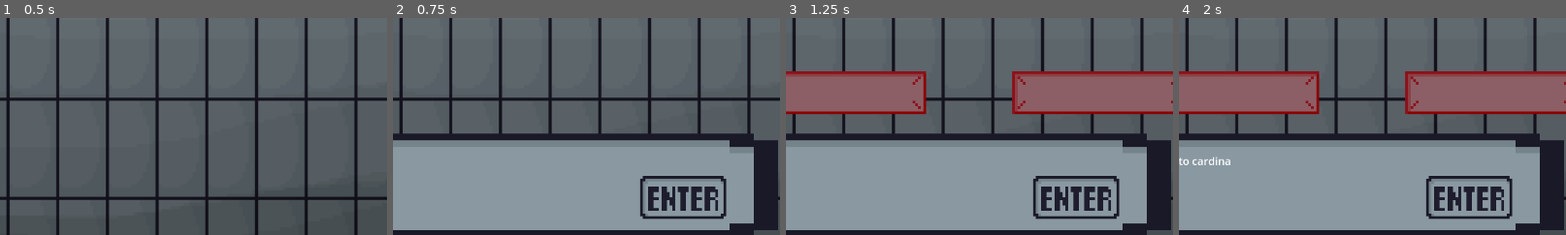
Above: before the commit, frames 1-4 (left to right).
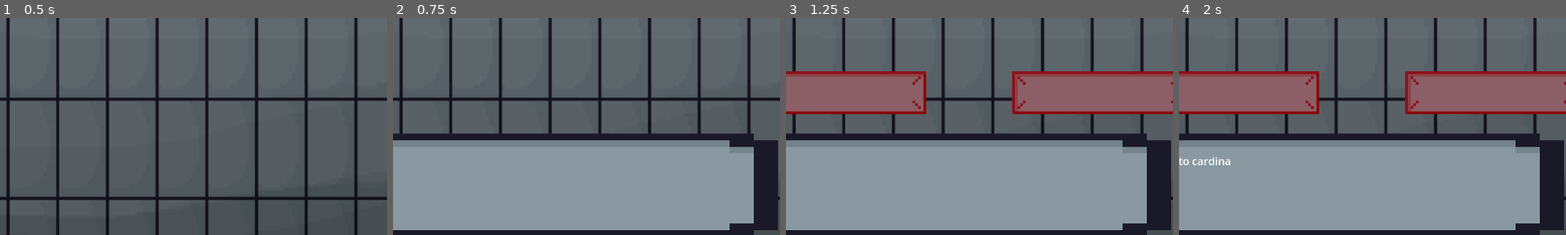
Above: after the commit, the same moments.

Repository: Gamnraa/gmtk2025
Game: Godot game, scene res://MainScene.tscn
Same seed, same stepped clock (60 frames per second), same inputs: the game is played once before the commit and once after it.
Inputs:
- Up to frame 1 (0.5 s): no input
- Up to frame 2 (0.75 s): tap Enter (enter) at 0.5, 0.6 s; hold D (right) from 0.53 s (still down)
- Up to frame 3 (1.25 s): keep holding D (right); tap Space (jump) at 0.77 s
- Up to frame 4 (2 s): keep holding D (right); tap Enter (enter) at 1.35 s; tap Space (jump) at 1.52 s
The pictures show only the part of the screen within x 50-100%, y 50-100%; the shares and areas given below are measured in that part.

Frame 1 is identical in both runs. In frame 2, 2.2% of the frame differs, in the area x 63-87%, y 72-93%; in frame 3, 2.2%; in frame 4, 2.2%.

Commit message:
Enter key now only appears when player can force next dialog

Diff:
--- a/Scripts/dialogue_box.gd
+++ b/Scripts/dialogue_box.gd
@@ -55,6 +55,7 @@
 
 func _ready():
 	visible = false
+	$Enter.visible = false
 	_on_animation_player_animation_finished("Appear")
 
 func validate_state():
@@ -92,6 +93,7 @@
 
 	if Input.is_action_just_pressed("enter") and not player_input:
 		player_input = true
+		$Enter.visible = false
 		if visible: pause(.1)
 		else: begin_dialog()
 
@@ -129,6 +131,7 @@
 func on_prompt(data):
 	should_parse = false
 	player_input = false
+	$Enter.visible = true
 
 func set_richtext(text):
 	parsed_message = text
